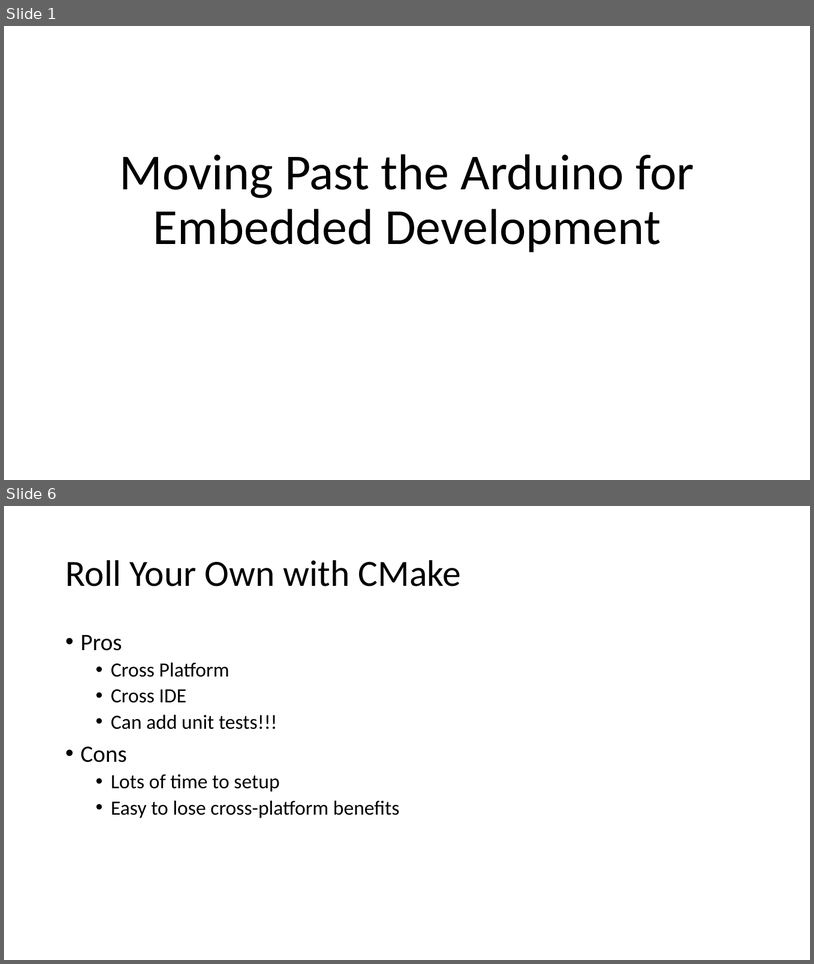
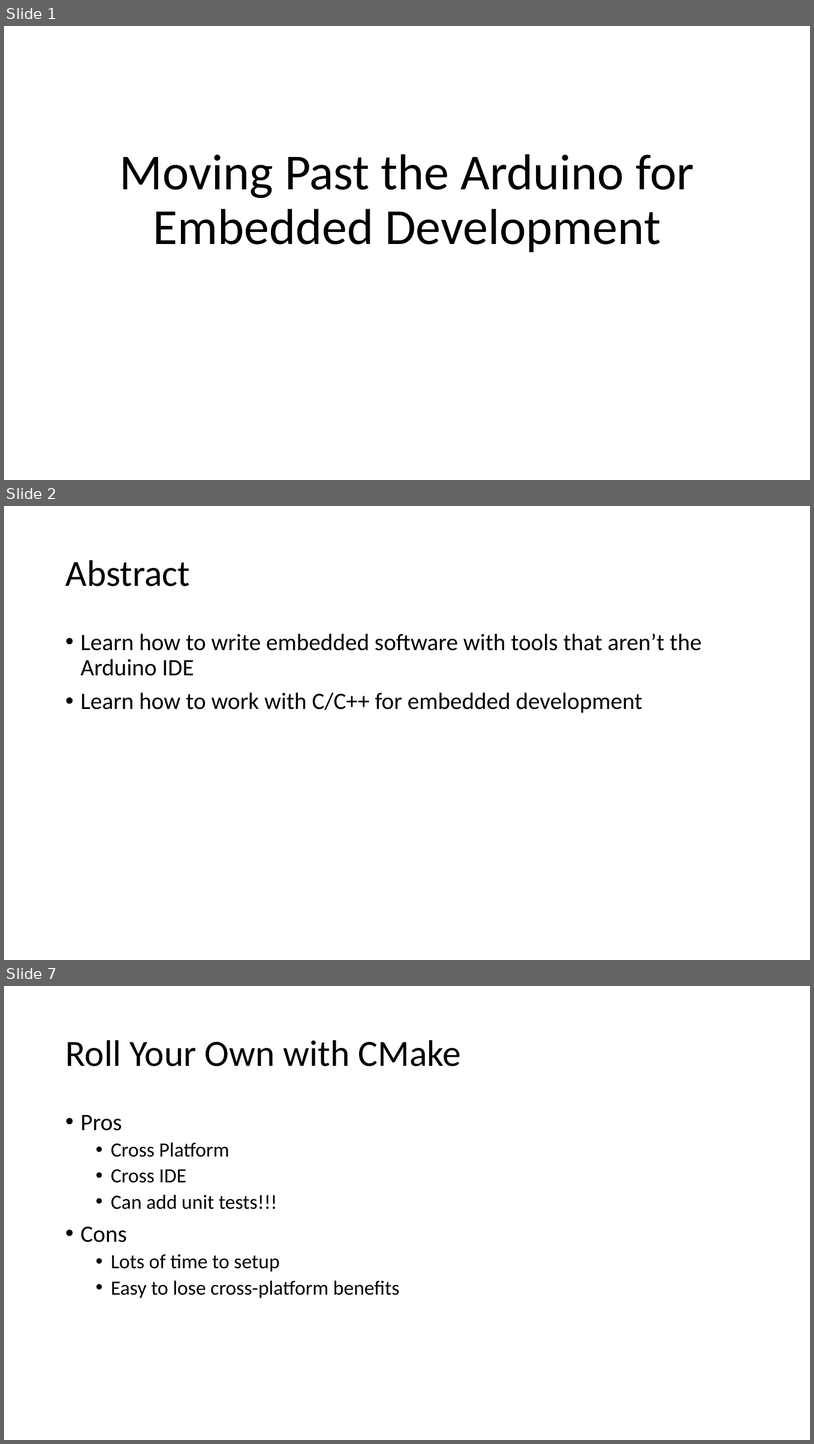
Before and after one commit to ProgrammerAL/StartingEmbeddedDevTalk, a slide deck: Presentation.pptx. Shown one above the other, each under a label of ours: slides 1 and 6 before the commit, slides 1, 2 and 7 after it; the slides between them are not shown. The pictures are 814x964 and 814x1444 pixels, drawn with LibreOffice and Linux fonts; fonts in the diff are those of the drawing. Boxes give left, top, right and bottom in pixels: in the first picture for what was removed or moved away, otherwise in the second. Text is boxed around its words. In the diff, an @@ line names an element or a change of style, - is before the commit and + after.

```diff
--- a/Presentation.pptx
+++ b/Presentation.pptx
@@ slide 2 added at (4,506,810,960), background #FFFFFF @@
@@ title added at (65,560,190,586), 44 pt, text #000000 @@
+Abstract
@@ text added at (81,633,702,713), 28 pt, text #000000 @@
+• Learn how to write embedded software with tools that aren’t the Arduino IDE
+• Learn how to work with C/C++ for embedded development
@@ what was slide 6 is now slide 7 @@
```
Also in this commit, not shown: 6 slides changed, 2 other slides added, 4 other files.
